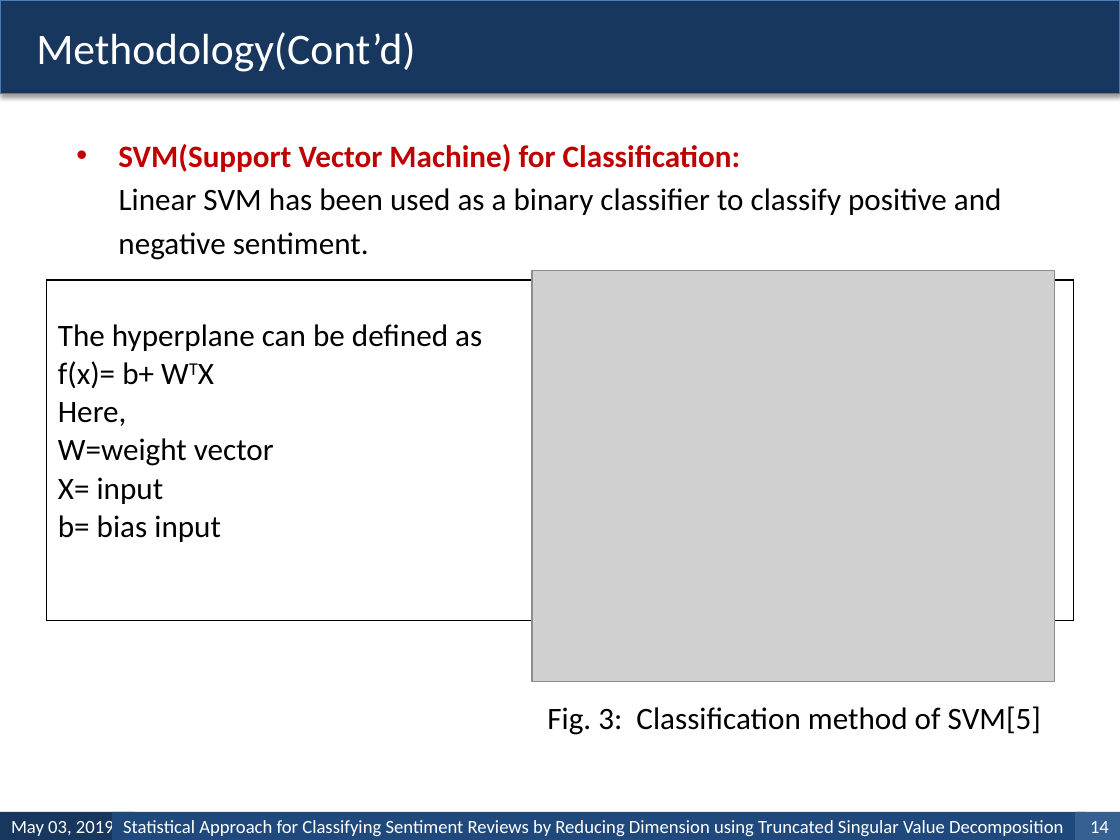
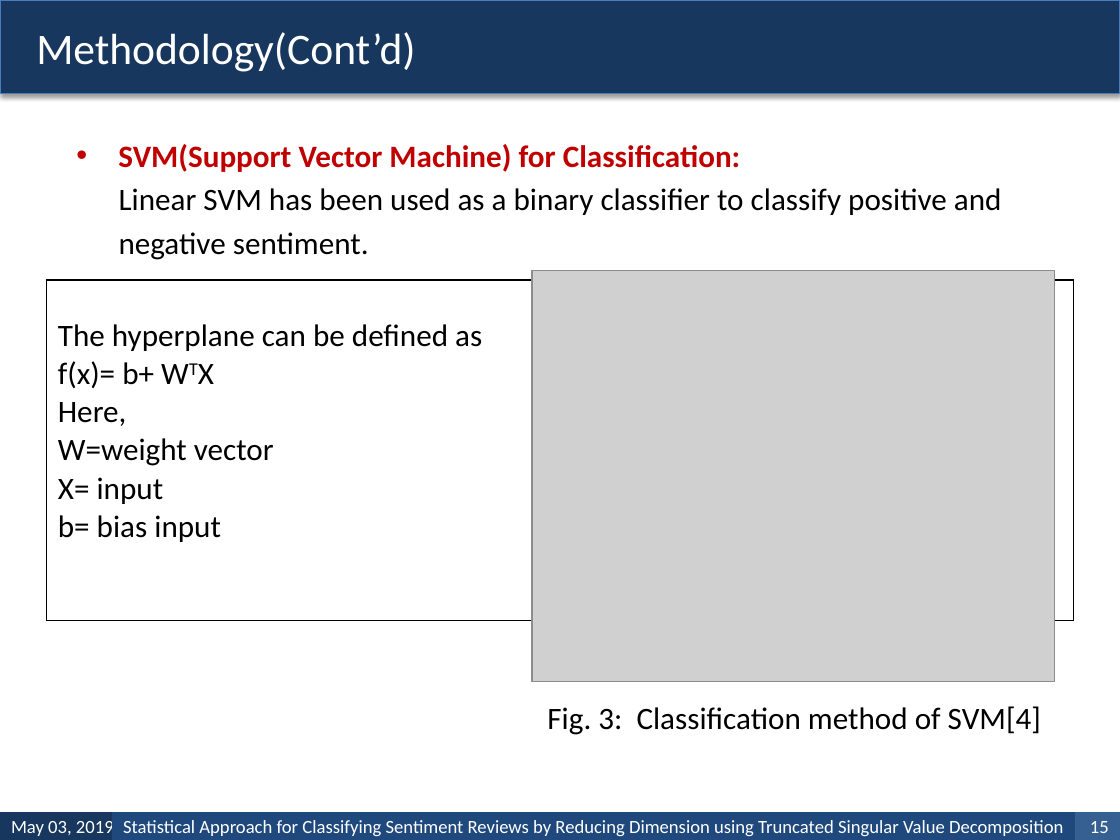
Before and after one commit to habibrahmanbd/Sent.Mining, a slide deck: slide 15 of ICASERT/Paper ID: 735.pptx (slide 14 before the commit). Drawn at 1120x840 pixels with LibreOffice and Linux fonts; fonts in the diff are those of the drawing; grey boxes stand for pictures. Boxes give left, top, right and bottom in pixels: in the first picture for what was removed or moved away, otherwise in the second. Text is boxed around its words. In the diff, an @@ line names an element or a change of style, - is before the commit and + after.

```diff
--- a/ICASERT/Paper ID: 735.pptx
+++ b/ICASERT/Paper ID: 735.pptx
@@ text at <box>547,706,1041,735</box>: text changed @@
-Fig. 3: Classification method of SVM[5]
+Fig. 3: Classification method of SVM[4]
@@ page number at <box>1090,821,1109,833</box>: text changed @@
-14
+15
```
Also in this commit, not shown: 10 other slides changed, 1 slide added, 12 other files.
